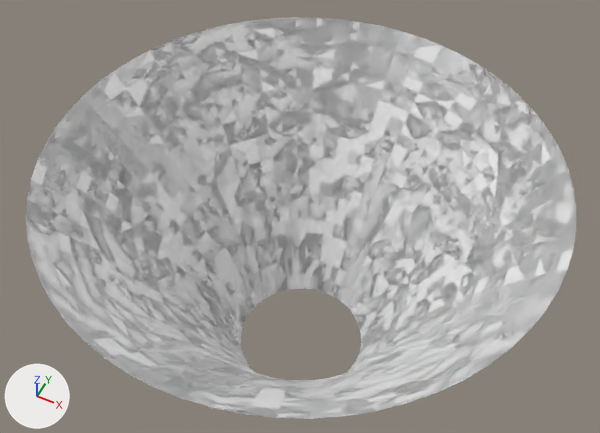
The OBJ model app/src/main/res/raw/wormhole.obj, before and after one commit.
Camera for both pictures: a camera (50 mm lens) standing at (2.56, -5.14, 8.64) and looking at (-0.25, 0.46, 1.63). Every picture has the same lights, and +X, +Y and +Z are marked at lower left. Where no turn or scale is listed for an object, it has been applied to the vertices. Vertices at the same position are counted once.

In view in the first picture: 'XYZ_Function'.
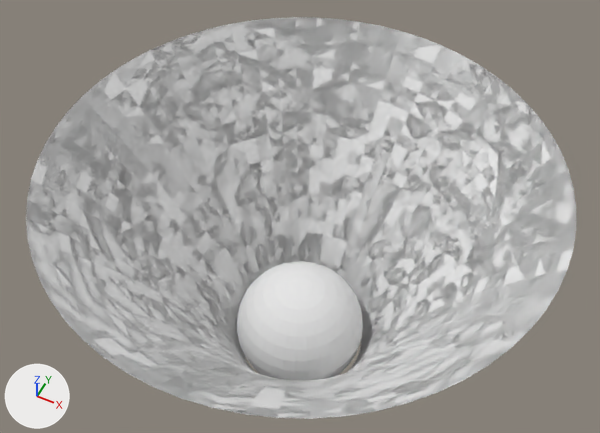
Pixel boxes [x1, y1, x2, y2] of what changed, in the pictures (600 x 433 px):
part 1 of me_xyz_function, added
    after: [237, 261, 363, 381]

Patch to the scene script:
```diff
--- a/app/src/main/res/raw/wormhole.obj.py
+++ b/app/src/main/res/raw/wormhole.obj.py
@@ me_xyz_function @@
 me_xyz_function.from_pydata(...)  # 2079 vertices, 5374 faces; spans x -2.63..2.63, y -2.63..2.63, z -0.01..2.83
 # used by ob_xyz_function; location = (0.0, 0.0, 0.0)
+# me_xyz_function part 1: a new loose piece, a UV sphere (32 segments, 16 rings, poles along z) spanning x -0.78..0.75, y -0.77..0.76, z -0.51..1.02, in mat_none (white #e7e7e7)
 me_xyz_function.materials.append(mat_none)
```
